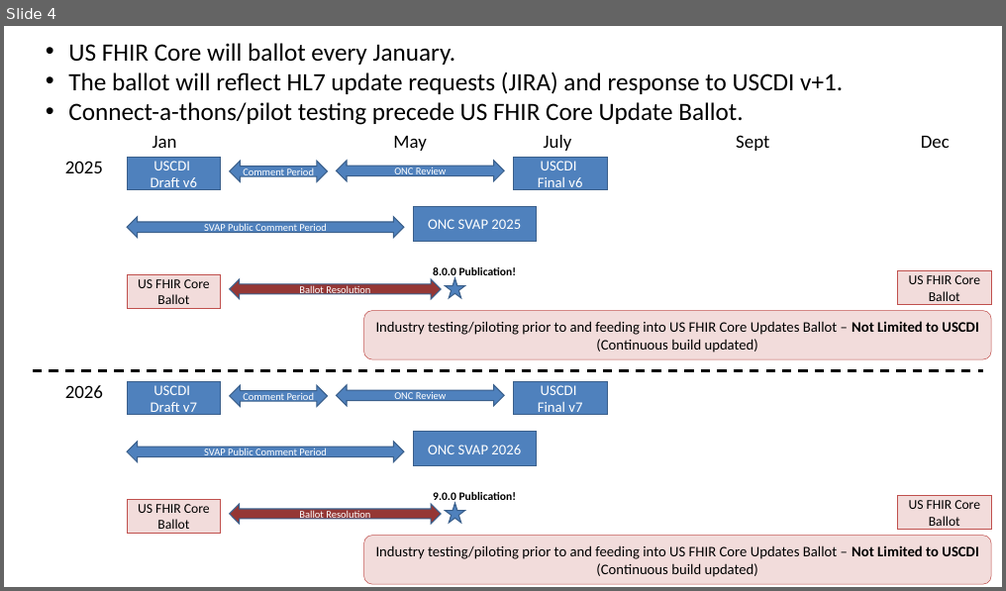
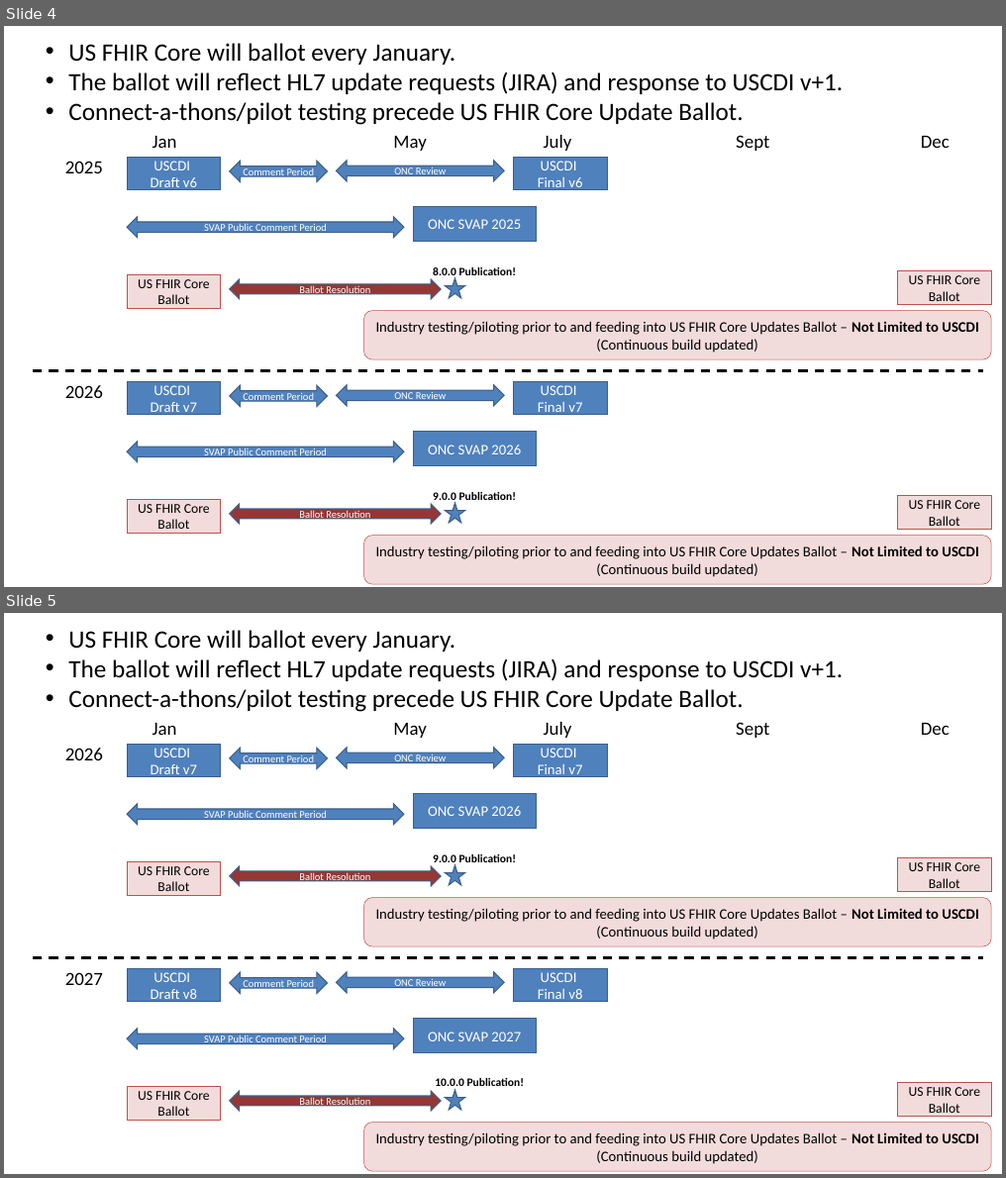
Before and after one commit to HL7/US-Core, a slide deck: input/images-source/US_Core_Roadmap_CGP.pptx. Shown one above the other, each under a label of ours: slide 4 before the commit, slides 4 and 5 after it. The pictures are 1006x591 and 1006x1178 pixels, drawn with LibreOffice and Linux fonts; fonts in the diff are those of the drawing. Boxes give left, top, right and bottom in pixels: in the first picture for what was removed or moved away, otherwise in the second. Text is boxed around its words. In the diff, an @@ line names an element or a change of style, - is before the commit and + after.

```diff
--- a/input/images-source/US_Core_Roadmap_CGP.pptx
+++ b/input/images-source/US_Core_Roadmap_CGP.pptx
@@ slide 5 added at (4,613,1002,1174), background #FFFFFF @@
@@ text added at (68,630,843,712), 24 pt, text #000000 @@
+• US FHIR Core will ballot every January.
+• The ballot will reflect HL7 update requests (JIRA) and response to USCDI v+1.
+• Connect-a-thons/pilot testing precede US FHIR Core Update Ballot.
@@ text added at (152,723,177,735), 18 pt, text #000000 @@
+Jan
@@ text added at (393,723,426,738), 18 pt, text #000000 @@
+May
@@ text added at (544,722,572,738), 18 pt, text #000000 @@
+July
@@ text added at (736,722,769,738), 18 pt, text #000000 @@
+Sept
@@ text added at (921,723,949,735), 18 pt, text #000000 @@
+Dec
@@ text added at (65,748,103,761), 18 pt, text #000000 @@
+2026
@@ rectangle added at (127,744,221,777), fill #4F81BD, outline #3A5F8C 1 pt, 14 pt, text #FFFFFF @@
+USCDI
+Draft v7
@@ left right arrow added at (230,748,328,768), fill #4F81BD, outline #3A5F8C 1 pt, 10 pt, text #FFFFFF @@
+Comment Period
@@ left right arrow added at (337,748,504,768), fill #4F81BD, outline #3A5F8C 1 pt, 10 pt, text #FFFFFF @@
+ONC Review
@@ rectangle added at (513,744,607,777), fill #4F81BD, outline #3A5F8C 1 pt, 14 pt, text #FFFFFF @@
+USCDI
+Final v7
@@ left right arrow added at (127,804,404,825), fill #4F81BD, outline #3A5F8C 1 pt, 10 pt, text #FFFFFF @@
+SVAP Public Comment Period
@@ rectangle added at (414,793,537,829), fill #4F81BD, outline #3A5F8C 1 pt, 14 pt, text #FFFFFF @@
+ONC SVAP 2026
@@ rectangle added at (127,861,221,895), fill #F2DCDB, outline #C0504D 0.5 pt, 13 pt, text #000000 @@
+US FHIR Core Ballot
@@ left right arrow added at (230,866,441,886), fill #953735, outline #3A5F8C 1 pt, 10 pt, text #FFFFFF @@
+Ballot Resolution
@@ text added at (433,855,517,865), 11 pt, text #000000, bold @@
+9.0.0 Publication!
@@ star added at (445,865,465,884), fill #4F81BD, outline #3A5F8C 1 pt @@
@@ rectangle added at (898,858,991,891), fill #F2DCDB, outline #C0504D 0.5 pt, 13 pt, text #000000 @@
+US FHIR Core Ballot
@@ rounded rectangle added at (364,898,991,947), fill #F2DCDB, outline #C0504D 0.5 pt, 14 pt, text #000000 @@
+Industry testing/piloting prior to and feeding into US FHIR Core Updates Ballot – Not Limited to USCDI
+(Continuous build updated)
@@ line added from (33, 959) to (983, 959), #000000 2.25 pt dashed @@
@@ rectangle added at (127,968,221,1002), fill #4F81BD, outline #3A5F8C 1 pt, 14 pt, text #FFFFFF @@
+USCDI
+Draft v8
@@ rectangle added at (513,968,607,1002), fill #4F81BD, outline #3A5F8C 1 pt, 14 pt, text #FFFFFF @@
+USCDI
+Final v8
@@ text added at (65,972,103,985), 18 pt, text #000000 @@
+2027
@@ left right arrow added at (230,973,328,994), fill #4F81BD, outline #3A5F8C 1 pt, 10 pt, text #FFFFFF @@
+Comment Period
@@ left right arrow added at (337,972,504,993), fill #4F81BD, outline #3A5F8C 1 pt, 10 pt, text #FFFFFF @@
+ONC Review
@@ rectangle added at (414,1019,537,1054), fill #4F81BD, outline #3A5F8C 1 pt, 14 pt, text #FFFFFF @@
+ONC SVAP 2027
@@ left right arrow added at (127,1029,404,1050), fill #4F81BD, outline #3A5F8C 1 pt, 10 pt, text #FFFFFF @@
+SVAP Public Comment Period
@@ rectangle added at (127,1087,221,1121), fill #F2DCDB, outline #C0504D 0.5 pt, 13 pt, text #000000 @@
+US FHIR Core Ballot
@@ text added at (435,1078,525,1089), 11 pt, text #000000, bold @@
+10.0.0 Publication!
@@ rectangle added at (898,1083,991,1117), fill #F2DCDB, outline #C0504D 0.5 pt, 13 pt, text #000000 @@
+US FHIR Core Ballot
@@ left right arrow added at (230,1091,441,1111), fill #953735, outline #3A5F8C 1 pt, 10 pt, text #FFFFFF @@
+Ballot Resolution
@@ star added at (445,1090,465,1110), fill #4F81BD, outline #3A5F8C 1 pt @@
@@ rounded rectangle added at (364,1123,991,1171), fill #F2DCDB, outline #C0504D 0.5 pt, 14 pt, text #000000 @@
+Industry testing/piloting prior to and feeding into US FHIR Core Updates Ballot – Not Limited to USCDI
+(Continuous build updated)
```
Also in this commit, not shown: 1 other file.
